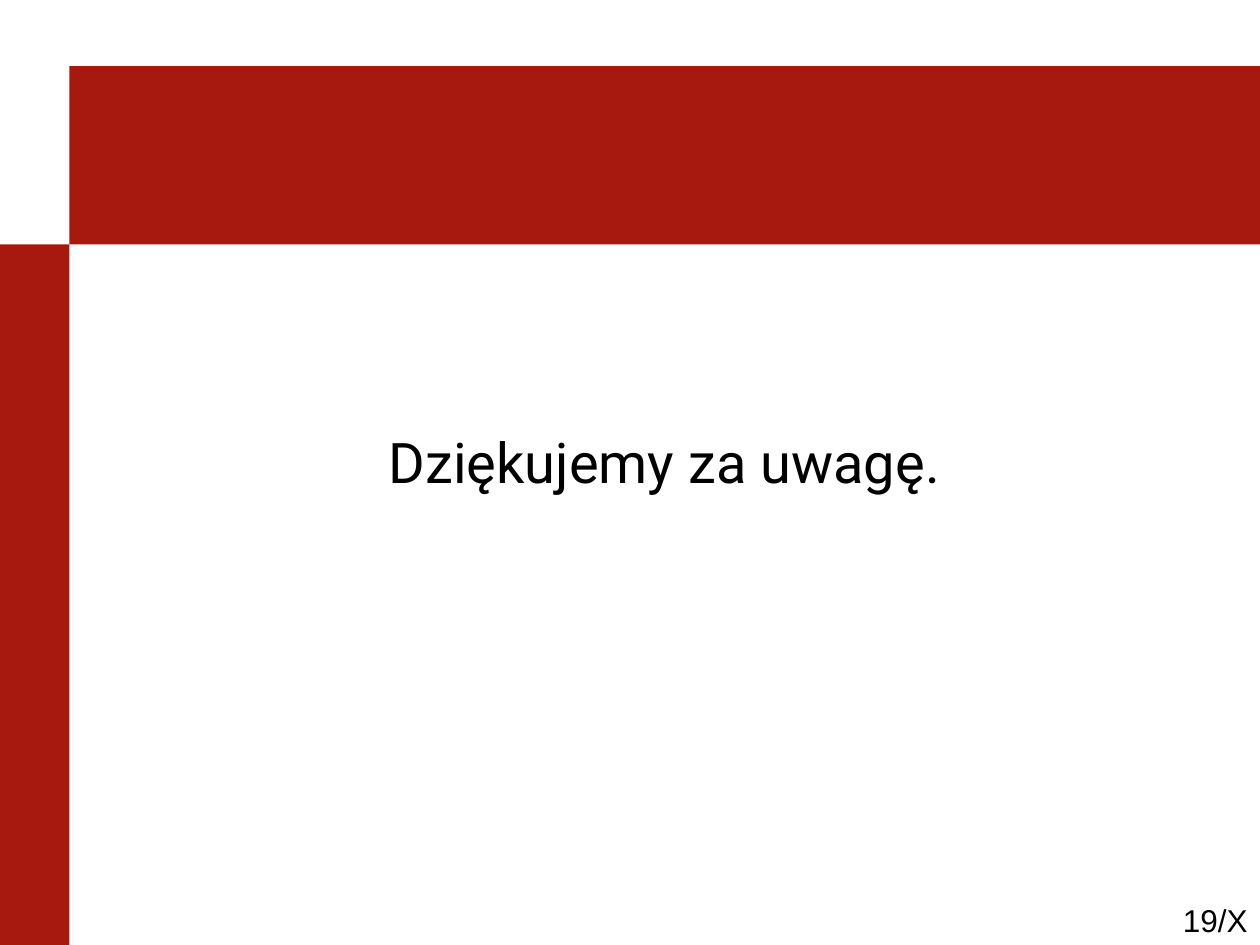
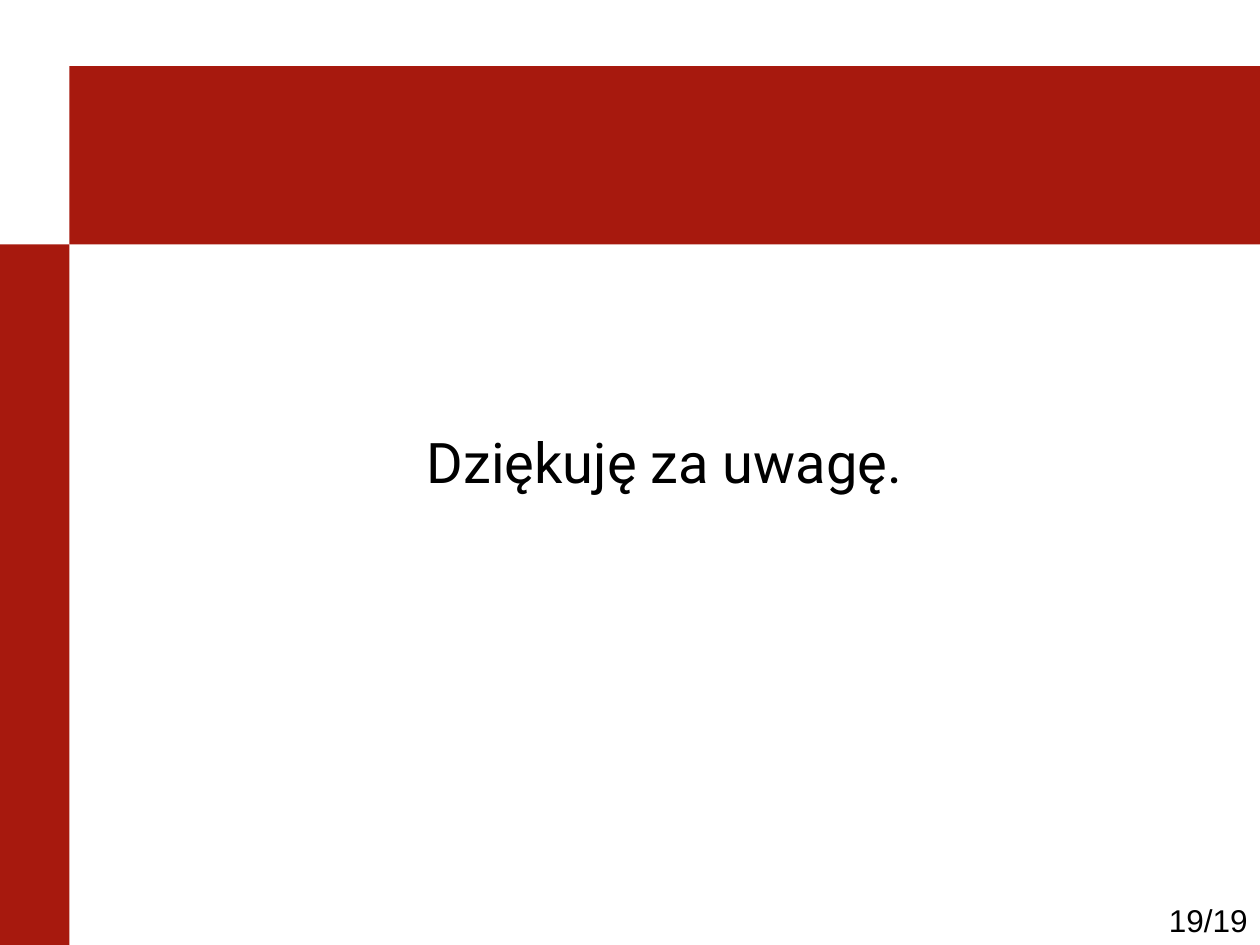
Before and after one commit to kaczanmo/projekt_bd_2013, a slide deck: slide 19 of prezentacja_1/prezentacja_1.ppt. Drawn at 1260x945 pixels with LibreOffice and Linux fonts; fonts in the diff are those of the drawing; background and template pictures are left out. Boxes give left, top, right and bottom in pixels: in the first picture for what was removed or moved away, otherwise in the second. Text is boxed around its words. In the diff, an @@ line names an element or a change of style, - is before the commit and + after.

```diff
--- a/prezentacja_1/prezentacja_1.ppt
+++ b/prezentacja_1/prezentacja_1.ppt
@@ text at <box>427,441,902,495</box>: text changed @@
-Dziękujemy za uwagę.
+Dziękuję za uwagę.
@@ page number at <box>1169,909,1248,933</box>: text changed @@
-19/X
+19/19
```
Also in this commit, not shown: 5 other slides changed, 1 other file.
